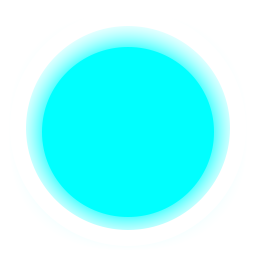
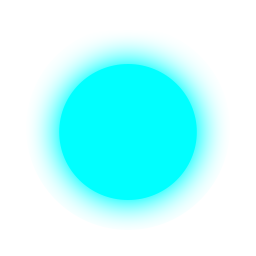
Layered file, before and after one edit (w=256, h=256). Changes by layer:
painted on "Disc" over [42, 47, 214, 217]
painted on "Glow" over [48, 52, 208, 212]
